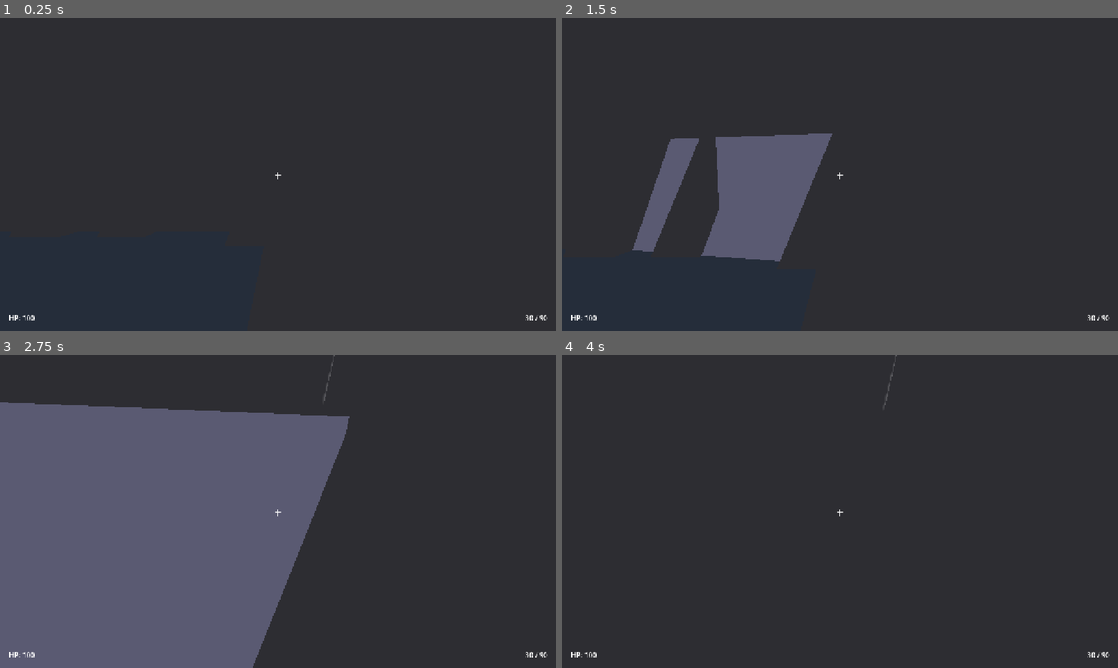
Above: before the commit, frames 1-4 (two rows, left to right).
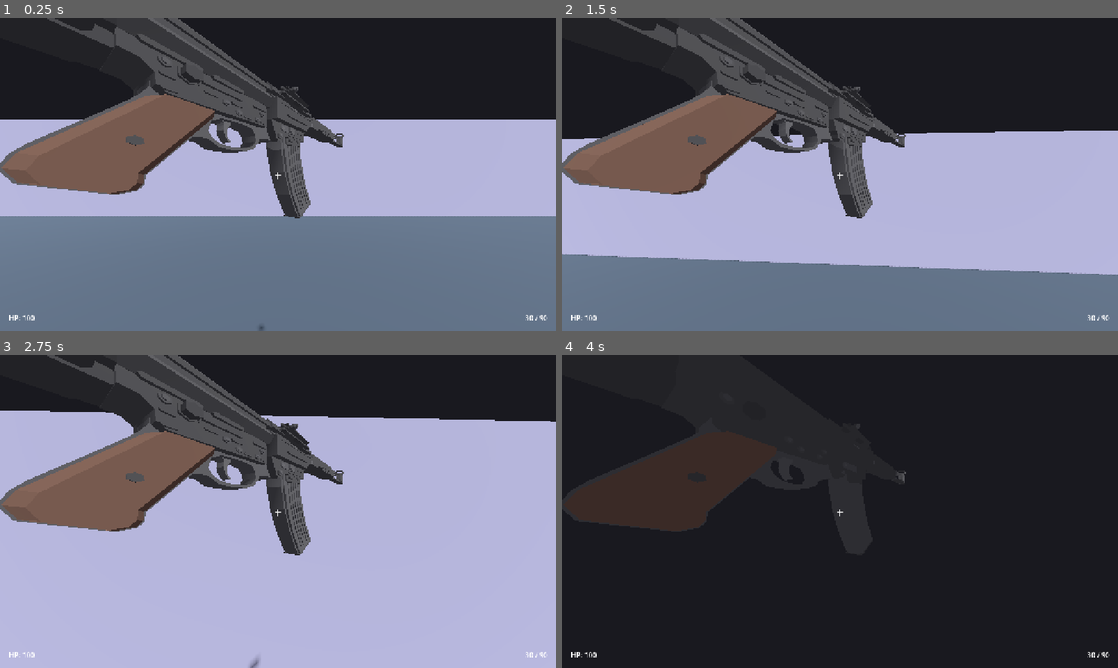
Above: after the commit, the same moments.

Repository: scholardream/Web-version-CS1.6-like-game
Game: Godot game, scene res://scenes/main.tscn
Two runs of this game, one before a commit and one after it. Both use one fixed random seed, a clock stepped at 60 frames per second and the inputs below.
Inputs (mouse positions are in pixels of both pictures, inside the frame that each line leads up to):
- Up to frame 1 (0.25 s): no input
- Up to frame 2 (1.5 s): tap Enter at 0.5 s; move the mouse to (867, 174) at 0.52 s; hold Ctrl (crouch) 0.53-1.28 s; hold W (move_forward) from 0.53 s (still down); tap Space (jump) at 0.77, 1.07 s; click (867, 174) at 0.8 s; move the mouse to (812, 174) at 1.27 s; click (812, 174) at 1.35 s
- Up to frame 3 (2.75 s): keep holding W (move_forward); tap Space (jump) at 1.52, 1.82, 2.3 s; tap Shift (walk) at 1.55 s; move the mouse to (289, 505) at 2.02 s; hold Shift (walk) from 2.03 s (still down)
- Up to frame 4 (4 s): keep holding W (move_forward); move the mouse to (834, 517) at 2.77 s; release Shift (walk) at 2.78 s; tap Space (jump) at 2.85, 3.02, 3.32, 3.77 s; tap Ctrl (crouch) at 3.05 s; move the mouse to (878, 514) at 3.52 s; hold Ctrl (crouch) from 3.53 s (still down); click (878, 514) at 3.8 s

The runs differ from the first frame. In frame 1, 71% of the frame differs, in the area x 0-100%, y 0-100%; in frame 2, 68%; in frame 3, 81%; in frame 4, less than 0.1%.

Commit message:
Local tweaks: lower mouse sensitivity, weapon transform experiments, debug weapon fallback

Diff:
--- a/scenes/main.tscn
+++ b/scenes/main.tscn
@@ -7,6 +7,7 @@
 [node name="Main" type="Node3D"]
 
 [node name="World" parent="." instance=ExtResource("2_world")]
+transform = Transform3D(1, 0, 0, 0, 1, 0, 0, 0, 1, 0.12045, 0.544286, -0.200768)
 
 [node name="Player" parent="." instance=ExtResource("1_player")]
 transform = Transform3D(1, 0, 0, 0, 1, 0, 0, 0, 1, 0, 1.8, -10)
--- a/scenes/player.tscn
+++ b/scenes/player.tscn
@@ -30,7 +30,7 @@
 near = 0.05
 
 [node name="WeaponHolder" type="Node3D" parent="Head/Camera3D"]
-transform = Transform3D(1, 0, 0, 0, 1, 0, 0, 0, 1, 0.2, -0.15, -0.35)
+transform = Transform3D(1, 0, 0, 0, 1, 0, 0, 0, 1, 0, 0, -0.5)
 
 [node name="RayCast3D" type="RayCast3D" parent="Head/Camera3D"]
 target_position = Vector3(0, 0, -100)
--- a/scripts/player.gd
+++ b/scripts/player.gd
@@ -1,7 +1,7 @@
 extends CharacterBody3D
 class_name Player
 
-@export var mouse_sensitivity: float = 0.002
+@export var mouse_sensitivity: float = 0.001
 @export var base_speed: float = 5.0
 @export var walk_speed: float = 2.5
 @export var crouch_speed: float = 2.0
@@ -10,8 +10,8 @@
 @export var stand_height: float = 1.8
 
 @export var weapon_model_path: String = "res://assets/models/low-poly_stg_44.glb"
-@export var weapon_scale: float = 0.5
-@export var weapon_rotation: Vector3 = Vector3(0, PI, 0)
+@export var weapon_scale: float = 0.002
+@export var weapon_rotation: Vector3 = Vector3(-0.001, 1, 0.05)
 
 @onready var head: Node3D = $Head
 @onready var camera: Camera3D = $Head/Camera3D
@@ -36,141 +36,141 @@
 var is_reloading: bool = false
 
 func _ready() -> void:
-    Input.mouse_mode = Input.MOUSE_MODE_CAPTURED
-    crouching_collision.disabled = true
-    standing_collision.disabled = false
-    _load_weapon_model()
+	Input.mouse_mode = Input.MOUSE_MODE_CAPTURED
+	crouching_collision.disabled = true
+	standing_collision.disabled = false
+	_load_weapon_model()
 
 func _load_weapon_model() -> void:
-    var scene := load(weapon_model_path) as PackedScene
-    if scene == null:
-        push_warning("Failed to load weapon model: " + weapon_model_path)
-        _create_debug_weapon()
-        return
+	var scene := load(weapon_model_path) as PackedScene
+	if scene == null:
+		push_warning("Failed to load weapon model: " + weapon_model_path)
+		_create_debug_weapon()
+		return
 
-    var weapon := scene.instantiate() as Node3D
-    if weapon == null:
-        push_warning("Weapon model is not a Node3D")
-        _create_debug_weapon()
-        return
+	var weapon := scene.instantiate() as Node3D
+	if weapon == null:
+		push_warning("Weapon model is not a Node3D")
+		_create_debug_weapon()
+		return
 
-    print("Weapon loaded: ", weapon.name, " with ", weapon.get_child_count(), " children")
+	print("Weapon loaded: ", weapon.name, " with ", weapon.get_child_count(), " children")
 
-    weapon.scale = Vector3(weapon_scale, weapon_scale, weapon_scale)
-    weapon.rotation = weapon_rotation
+	weapon.scale = Vector3(weapon_scale, weapon_scale, weapon_scale)
+	weapon.rotation = weapon_rotation
 
-    for child in weapon_holder.get_children():
-        child.queue_free()
+	for child in weapon_holder.get_children():
+		child.queue_free()
 
-    weapon_holder.add_child(weapon)
-    print("Weapon placed at holder: pos=", weapon_holder.position, " scale=", weapon_scale)
+	weapon_holder.add_child(weapon)
+	print("Weapon placed at holder: pos=", weapon_holder.position, " scale=", weapon_scale)
 
 func _create_debug_weapon() -> void:
-    var mesh := BoxMesh.new()
-    mesh.size = Vector3(0.1, 0.1, 0.3)
-    var mat := StandardMaterial3D.new()
-    mat.albedo_color = Color(1, 0, 0)
-    mat.shading_mode = BaseMaterial3D.SHADING_MODE_UNSHADED
-    mesh.material = mat
+	var mesh := BoxMesh.new()
+	mesh.size = Vector3(0.1, 0.1, 0.3)
+	var mat := StandardMaterial3D.new()
+	mat.albedo_color = Color(1, 0, 0)
+	mat.shading_mode = BaseMaterial3D.SHADING_MODE_UNSHADED
+	mesh.material = mat
 
-    var mi := MeshInstance3D.new()
-    mi.mesh = mesh
+	var mi := MeshInstance3D.new()
+	mi.mesh = mesh
 
-    for child in weapon_holder.get_children():
-        child.queue_free()
-    weapon_holder.add_child(mi)
-    print("DEBUG: red placeholder box shown at weapon holder")
+	for child in weapon_holder.get_children():
+		child.queue_free()
+	weapon_holder.add_child(mi)
+	print("DEBUG: red placeholder box shown at weapon holder")
 
 func _input(event: InputEvent) -> void:
-    if event is InputEventMouseMotion and Input.mouse_mode == Input.MOUSE_MODE_CAPTURED:
-        rotate_y(-event.relative.x * mouse_sensitivity)
-        head.rotate_x(-event.relative.y * mouse_sensitivity)
-        head.rotation.x = clamp(head.rotation.x, -PI / 2.0, PI / 2.0)
+	if event is InputEventMouseMotion and Input.mouse_mode == Input.MOUSE_MODE_CAPTURED:
+		rotate_y(-event.relative.x * mouse_sensitivity)
+		head.rotate_x(-event.relative.y * mouse_sensitivity)
+		head.rotation.x = clamp(head.rotation.x, -PI / 2.0, PI / 2.0)
 
-    if event.is_action_pressed("ui_cancel"):
-        Input.mouse_mode = Input.MOUSE_MODE_VISIBLE
+	if event.is_action_pressed("ui_cancel"):
+		Input.mouse_mode = Input.MOUSE_MODE_VISIBLE
 
-    if event is InputEventMouseButton and event.pressed:
-        if Input.mouse_mode == Input.MOUSE_MODE_VISIBLE:
-            Input.mouse_mode = Input.MOUSE_MODE_CAPTURED
+	if event is InputEventMouseButton and event.pressed:
+		if Input.mouse_mode == Input.MOUSE_MODE_VISIBLE:
+			Input.mouse_mode = Input.MOUSE_MODE_CAPTURED
 
-    if event.is_action_pressed("shoot"):
-        _try_shoot()
-    if event.is_action_pressed("reload"):
-        _try_reload()
+	if event.is_action_pressed("shoot"):
+		_try_shoot()
+	if event.is_action_pressed("reload"):
+		_try_reload()
 
 func _physics_process(delta: float) -> void:
-    _handle_crouch(delta)
-    _handle_movement(delta)
-    move_and_slide()
+	_handle_crouch(delta)
+	_handle_movement(delta)
+	move_and_slide()
 
 func _handle_movement(delta: float) -> void:
-    if not is_on_floor():
-        velocity += get_gravity() * delta
+	if not is_on_floor():
+		velocity += get_gravity() * delta
 
-    if Input.is_action_just_pressed("jump") and is_on_floor() and not is_crouching:
-        velocity.y = jump_velocity
+	if Input.is_action_just_pressed("jump") and is_on_floor() and not is_crouching:
+		velocity.y = jump_velocity
 
-    var input_dir := Input.get_vector("move_left", "move_right", "move_forward", "move_backward")
-    var direction := (transform.basis * Vector3(input_dir.x, 0, input_dir.y)).normalized()
+	var input_dir := Input.get_vector("move_left", "move_right", "move_forward", "move_backward")
+	var direction := (transform.basis * Vector3(input_dir.x, 0, input_dir.y)).normalized()
 
-    if Input.is_action_pressed("walk"):
-        current_speed = walk_speed
-    elif is_crouching:
-        current_speed = crouch_speed
-    else:
-        current_speed = base_speed
+	if Input.is_action_pressed("walk"):
+		current_speed = walk_speed
+	elif is_crouching:
+		current_speed = crouch_speed
+	else:
+		current_speed = base_speed
 
-    if direction:
-        velocity.x = direction.x * current_speed
-        velocity.z = direction.z * current_speed
-    else:
-        velocity.x = move_toward(velocity.x, 0, current_speed)
-        velocity.z = move_toward(velocity.z, 0, current_speed)
+	if direction:
+		velocity.x = direction.x * current_speed
+		velocity.z = direction.z * current_speed
+	else:
+		velocity.x = move_toward(velocity.x, 0, current_speed)
+		velocity.z = move_toward(velocity.z, 0, current_speed)
 
 func _handle_crouch(delta: float) -> void:
-    if Input.is_action_pressed("crouch"):
-        if not is_crouching:
-            is_crouching = true
-            standing_collision.disabled = true
-            crouching_collision.disabled = false
-            camera.position.y = crouch_height * 0.8
-    else:
-        if is_crouching:
-            is_crouching = false
-            standing_collision.disabled = false
-            crouching_collision.disabled = true
-            camera.position.y = stand_height * 0.9
+	if Input.is_action_pressed("crouch"):
+		if not is_crouching:
+			is_crouching = true
+			standing_collision.disabled = true
+			crouching_collision.disabled = false
+			camera.position.y = crouch_height * 0.8
+	else:
+		if is_crouching:
+			is_crouching = false
+			standing_collision.disabled = false
+			crouching_collision.disabled = true
+			camera.position.y = stand_height * 0.9
 
 func _try_shoot() -> void:
-    if not can_shoot or is_reloading or current_ammo <= 0:
-        return
+	if not can_shoot or is_reloading or current_ammo <= 0:
+		return
 
-    current_ammo -= 1
-    can_shoot = false
-    get_tree().create_timer(FIRE_RATE).timeout.connect(func(): can_shoot = true)
+	current_ammo -= 1
+	can_shoot = false
+	get_tree().create_timer(FIRE_RATE).timeout.connect(func(): can_shoot = true)
 
-    weapon_holder.position.z += 0.02
-    get_tree().create_timer(0.05).timeout.connect(func(): weapon_holder.position.z -= 0.02)
+	weapon_holder.position.z += 0.02
+	get_tree().create_timer(0.05).timeout.connect(func(): weapon_holder.position.z -= 0.02)
 
-    raycast.force_raycast_update()
-    if raycast.is_colliding():
-        var collider := raycast.get_collider()
-        var hit_point := raycast.get_collision_point()
-        print("Hit: ", collider.name, " at ", hit_point)
+	raycast.force_raycast_update()
+	if raycast.is_colliding():
+		var collider := raycast.get_collider()
+		var hit_point := raycast.get_collision_point()
+		print("Hit: ", collider.name, " at ", hit_point)
 
 func _try_reload() -> void:
-    if is_reloading or current_ammo == MAGAZINE_SIZE or reserve_ammo <= 0:
-        return
-    is_reloading = true
-    get_tree().create_timer(RELOAD_TIME).timeout.connect(_finish_reload)
+	if is_reloading or current_ammo == MAGAZINE_SIZE or reserve_ammo <= 0:
+		return
+	is_reloading = true
+	get_tree().create_timer(RELOAD_TIME).timeout.connect(_finish_reload)
 
 func _finish_reload() -> void:
-    var needed := MAGAZINE_SIZE - current_ammo
-    var available := mini(needed, reserve_ammo)
-    current_ammo += available
-    reserve_ammo -= available
-    is_reloading = false
+	var needed := MAGAZINE_SIZE - current_ammo
+	var available := mini(needed, reserve_ammo)
+	current_ammo += available
+	reserve_ammo -= available
+	is_reloading = false
 
 func get_ammo_text() -> String:
-    return "%d / %d" % [current_ammo, reserve_ammo]
+	return "%d / %d" % [current_ammo, reserve_ammo]
